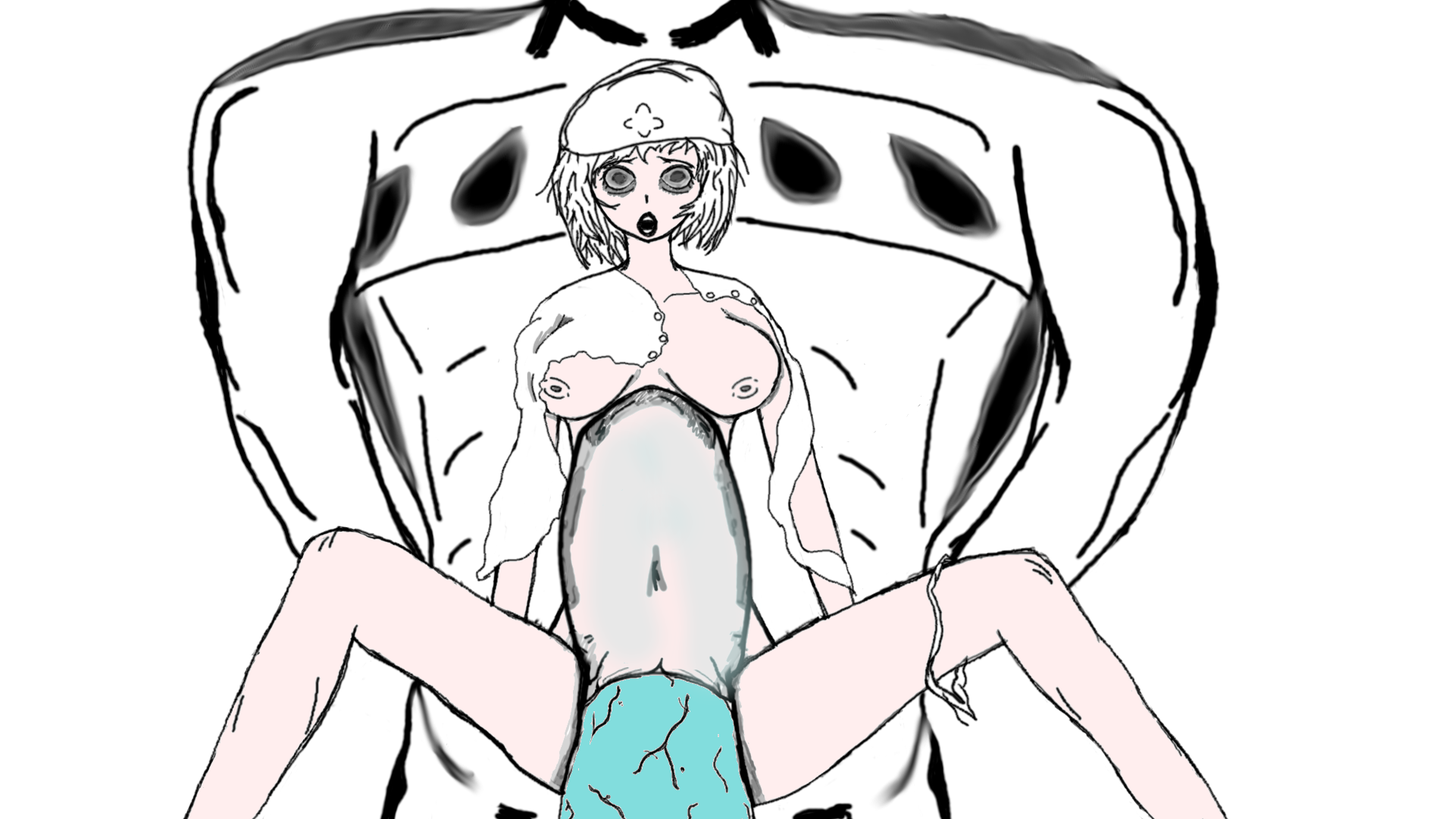
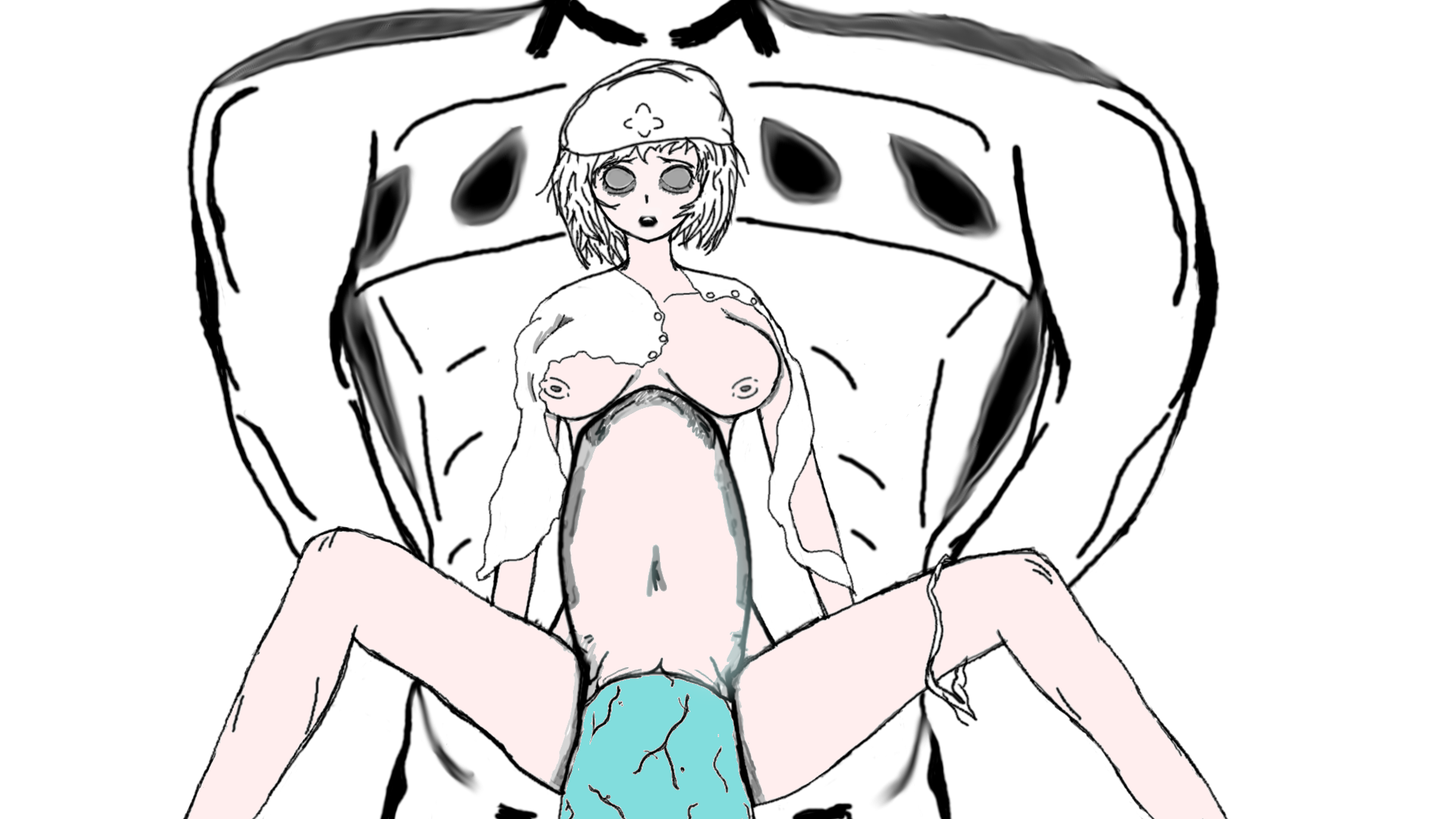
Layers edited between the first and the second 1455x819 image:
painted on "Background" over (570, 145, 745, 686)
